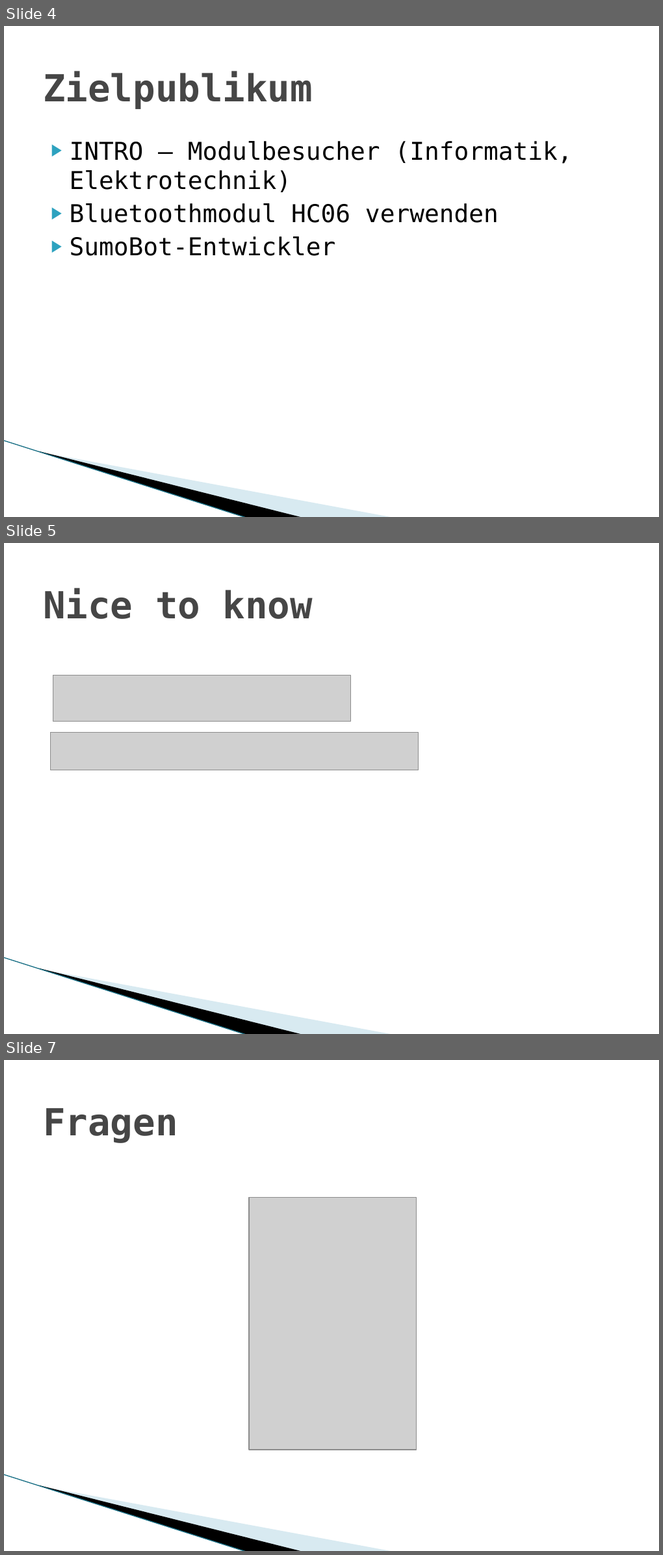
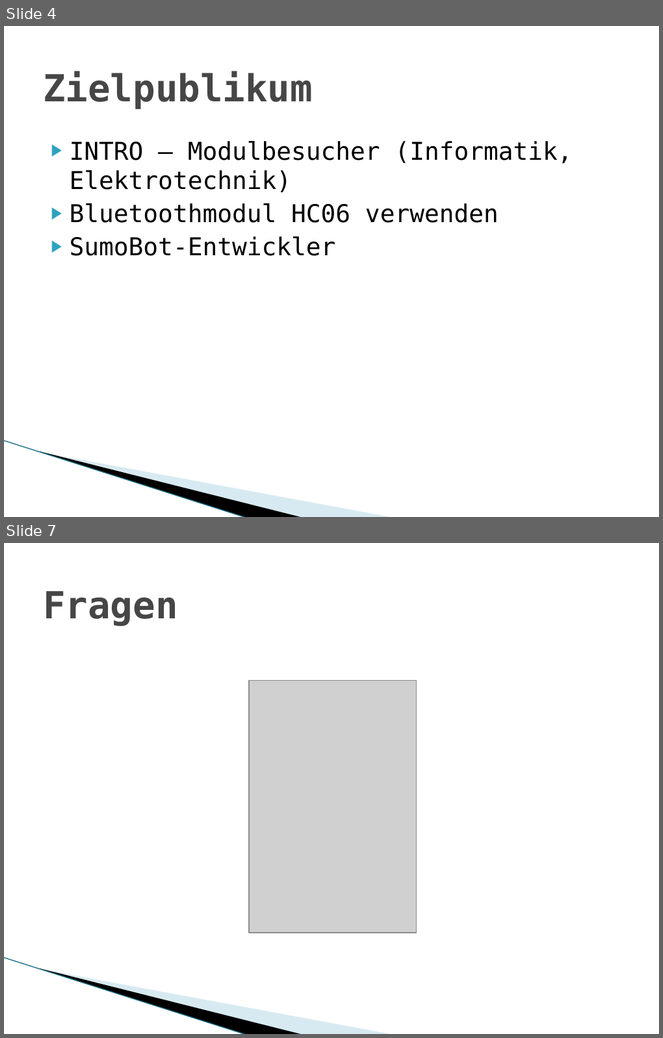
Before and after one commit to AlexFireBirds/SumoRemoteControl, a slide deck: Praesentation.pptx. Shown one above the other, each under a label of ours: slides 4, 5 and 7 before the commit, slides 4 and 7 after it; the slides between them are not shown. The pictures are 663x1555 and 663x1038 pixels, drawn with LibreOffice and Linux fonts; fonts in the diff are those of the drawing; grey boxes stand for pictures; background and template pictures are left out. Boxes give left, top, right and bottom in pixels: in the first picture for what was removed or moved away, otherwise in the second. Text is boxed around its words. In the diff, an @@ line names an element or a change of style, - is before the commit and + after.

```diff
--- a/Praesentation.pptx
+++ b/Praesentation.pptx
@@ slide 5 removed at <box>4,543,659,1034</box>, background #FFFFFF; not listed: 3 template elements that a slide beside it also shows @@
@@ title removed at <box>43,588,313,619</box> @@
-Nice to know
@@ picture removed at <box>53,676,350,722</box> @@
@@ picture removed at <box>51,732,418,770</box> @@
```
Also in this commit, not shown: 2 slides changed, 1 slide added.
